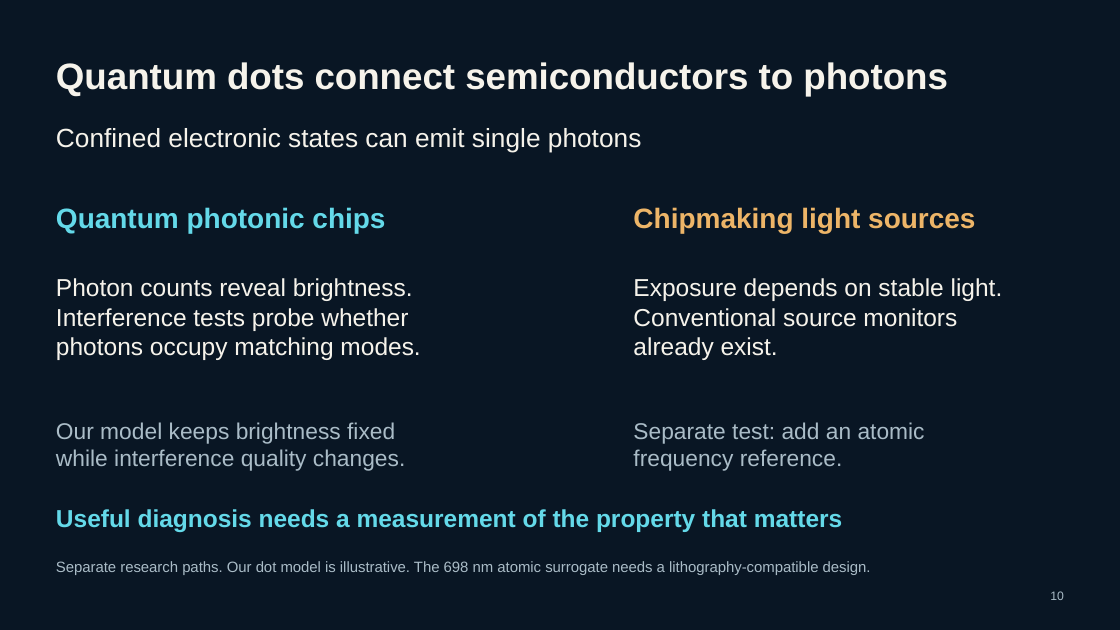
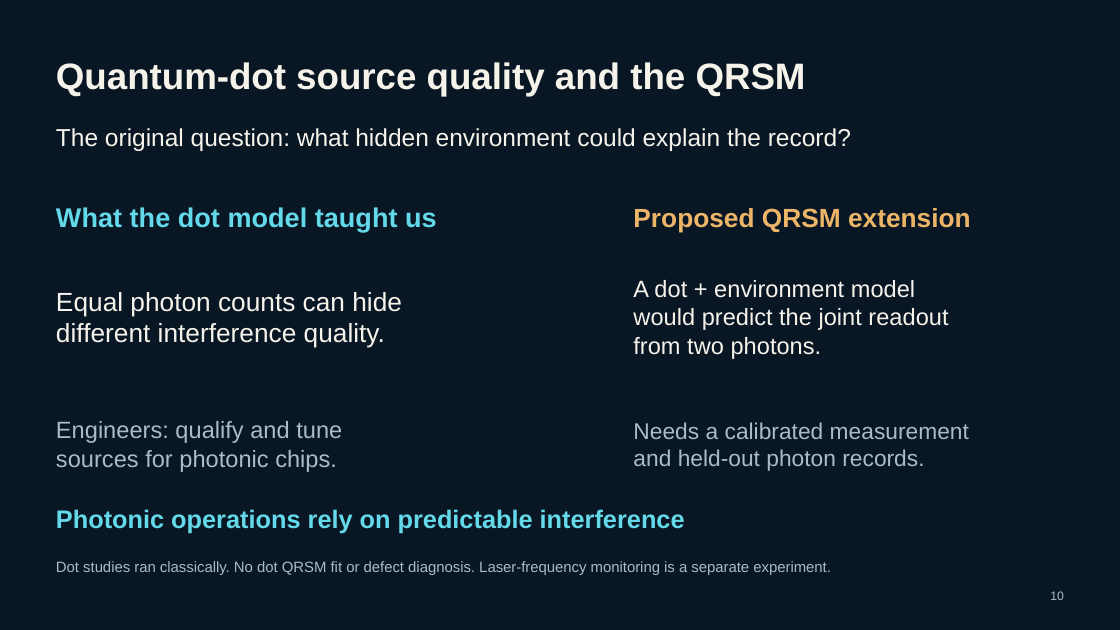
Before and after one commit to Nicholas55555/rewindandamplifyv2, a slide deck: slide 10 of finals-deck/Rewind_Amplify_Finals_Visual.pptx. Drawn at 1120x630 pixels with LibreOffice and Linux fonts; fonts in the diff are those of the drawing. Boxes give left, top, right and bottom in pixels: in the first picture for what was removed or moved away, otherwise in the second. Text is boxed around its words. In the diff, an @@ line names an element or a change of style, - is before the commit and + after.

Commit message:
Clarify quantum-dot lessons, QRSM next steps and device applications

```diff
--- a/finals-deck/Rewind_Amplify_Finals_Visual.pptx
+++ b/finals-deck/Rewind_Amplify_Finals_Visual.pptx
@@ text at (56, 62, 806, 96): text changed @@
-Quantum dots connect semiconductors to photons
+Quantum-dot source quality and the QRSM
@@ text at (56, 128, 851, 151): text changed; size 22.5 to 21 pt @@
-Confined electronic states can emit single photons
+The original question: what hidden environment could explain the record?
@@ text at (56, 207, 437, 232): text changed; size 24 to 23.2 pt @@
-Quantum photonic chips
+What the dot model taught us
@@ text at (633, 208, 971, 233): text changed; size 24 to 22.5 pt @@
-Chipmaking light sources
+Proposed QRSM extension
@@ text at (56, 292, 402, 348): text changed; size 21 to 22.5 pt @@
-Photon counts reveal brightness.
-Interference tests probe whether
-photons occupy matching modes.
+Equal photon counts can hide
+different interference quality.
@@ text at (633, 280, 948, 359): text changed; size 21 to 20.2 pt @@
-Exposure depends on stable light.
-Conventional source monitors
-already exist.
+A dot + environment model
+would predict the joint readout
+from two photons.
@@ text at (56, 421, 342, 472): text changed; size 19.5 to 20.2 pt @@
-Our model keeps brightness fixed
-while interference quality changes.
+Engineers: qualify and tune
+sources for photonic chips.
@@ text at (633, 422, 969, 471): text changed @@
-Separate test: add an atomic
-frequency reference.
+Needs a calibrated measurement
+and held-out photon records.
@@ text at (56, 509, 685, 533): text changed; size 21 to 21.8 pt @@
-Useful diagnosis needs a measurement of the property that matters
+Photonic operations rely on predictable interference
@@ text at (56, 561, 831, 575): text changed @@
-Separate research paths. Our dot model is illustrative. The 698 nm atomic surrogate needs a lithography-compatible design.
+Dot studies ran classically. No dot QRSM fit or defect diagnosis. Laser-frequency monitoring is a separate experiment.
```
Also in this commit, not shown: 2 other slides changed, 53 other files.
